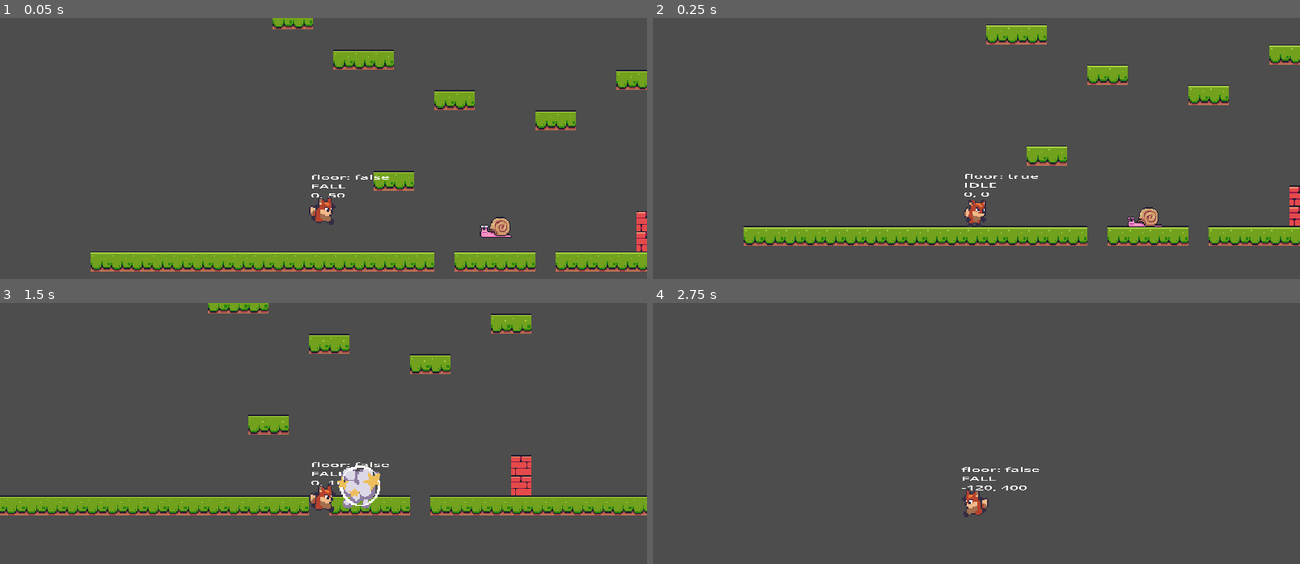
Above: before the commit, frames 1-4 (two rows, left to right).
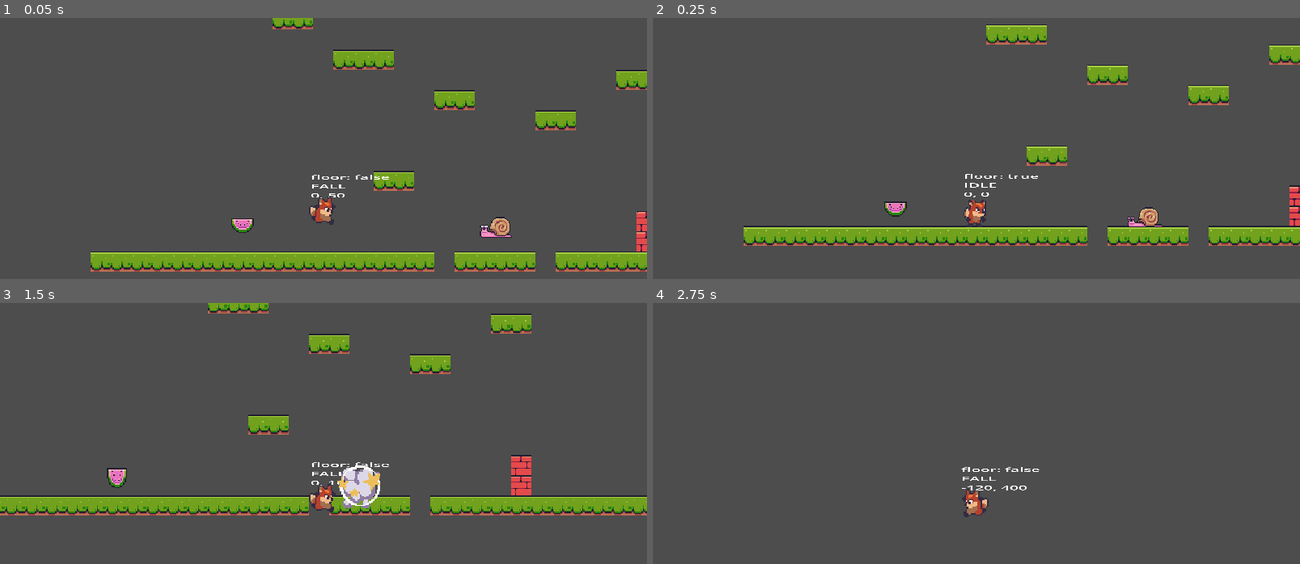
Above: after the commit, the same moments.

Repository: bluewind109/Foxy-Antics
Game: Godot game, scene res://level_base/level_base.tscn
Same seed, same stepped clock (60 frames per second), same inputs: the game is played once before the commit and once after it. The project has no main scene, so this scene is started directly.
Inputs:
- Up to frame 1 (0.05 s): no input
- Up to frame 2 (0.25 s): no input
- Up to frame 3 (1.5 s): hold Right (right) from 0.53 s (still down); tap Ctrl (shoot) at 0.6, 1.35 s; tap Space (jump) at 0.77 s
- Up to frame 4 (2.75 s): tap Space (jump) at 1.52 s; release Right (right) at 2.03 s; hold Left (left) from 2.03 s (still down); tap Ctrl (shoot) at 2.1 s

The runs differ from the first frame. In frame 1, 0.2% of the frame differs, in the area x 35-40%, y 76-83%; in frame 2, 0.2%; in frame 3, 0.2%, in the area x 16-20%, y 63-71%; in frame 4, nothing differs.

Commit message:
Implement Fruit movement on spawn

Diff:
--- a/fruit_pickup/fruit_pick_up.gd
+++ b/fruit_pickup/fruit_pick_up.gd
@@ -1,14 +1,31 @@
 extends Area2D
 
+@onready var animated_sprite_2d = $AnimatedSprite2D
+
+const FRUITS: Array = ["banana", "cherry", "kiwi", "melon"]
+const GRAVITY: float = 2400.0
+const JUMP: float = -150.0
+const POINTS: int = 2
+
+var _start_y: float
+var _speed_y: float = JUMP
+var _stopped: bool = false
 
 # Called when the node enters the scene tree for the first time.
 func _ready():
-	pass # Replace with function body.
+	_start_y = global_position.y
+	animated_sprite_2d.play(FRUITS.pick_random())
 
 
 # Called every frame. 'delta' is the elapsed time since the previous frame.
 func _process(delta):
-	pass
+	if (_stopped == true): return
+
+	position.y += _speed_y * delta
+	_speed_y += GRAVITY * delta
+
+	if (global_position.y > _start_y):
+		_stopped = true
 
 
 func kill_me() -> void:
@@ -19,3 +36,7 @@
 
 func _on_life_timer_timeout():
 	kill_me()
+
+
+func _on_area_entered(area):
+	pass # Replace with function body.
--- a/fruit_pickup/fruit_pick_up.tscn
+++ b/fruit_pickup/fruit_pick_up.tscn
@@ -525,4 +525,5 @@
 one_shot = true
 autostart = true
 
+[connection signal="area_entered" from="." to="." method="_on_area_entered"]
 [connection signal="timeout" from="LifeTimer" to="." method="_on_life_timer_timeout"]
--- a/level_base/level_base.tscn
+++ b/level_base/level_base.tscn
@@ -1,10 +1,11 @@
-[gd_scene load_steps=9 format=3 uid="uid://cqoeu7pr1xvmm"]
+[gd_scene load_steps=10 format=3 uid="uid://cqoeu7pr1xvmm"]
 
 [ext_resource type="Texture2D" uid="uid://ehxev7ut3l5n" path="res://assets/tiles/Terrain (16x16).png" id="1_2dfj2"]
 [ext_resource type="Script" path="res://level_base/level_base.gd" id="1_5128b"]
 [ext_resource type="PackedScene" uid="uid://bvtndiildrdct" path="res://player_camera/player_camera.tscn" id="2_mp0i7"]
 [ext_resource type="PackedScene" uid="uid://bfsovpbkbd7p1" path="res://player/player.tscn" id="3_r1jgr"]
 [ext_resource type="PackedScene" uid="uid://b587jxlxycvr8" path="res://enemy/snail/snail.tscn" id="5_l3ur3"]
+[ext_resource type="PackedScene" uid="uid://003t0d6g51xu" path="res://fruit_pickup/fruit_pick_up.tscn" id="7_ewnxu"]
 [ext_resource type="PackedScene" uid="uid://dk5dbxmyuf160" path="res://enemy/eagle/eagle.tscn" id="7_kcurh"]
 
 [sub_resource type="TileSetAtlasSource" id="TileSetAtlasSource_ow75y"]
@@ -552,3 +553,6 @@
 
 [node name="Snail" parent="." instance=ExtResource("5_l3ur3")]
 position = Vector2(319, -37)
+
+[node name="FruitPickUp" parent="." instance=ExtResource("7_ewnxu")]
+position = Vector2(120, -31)
